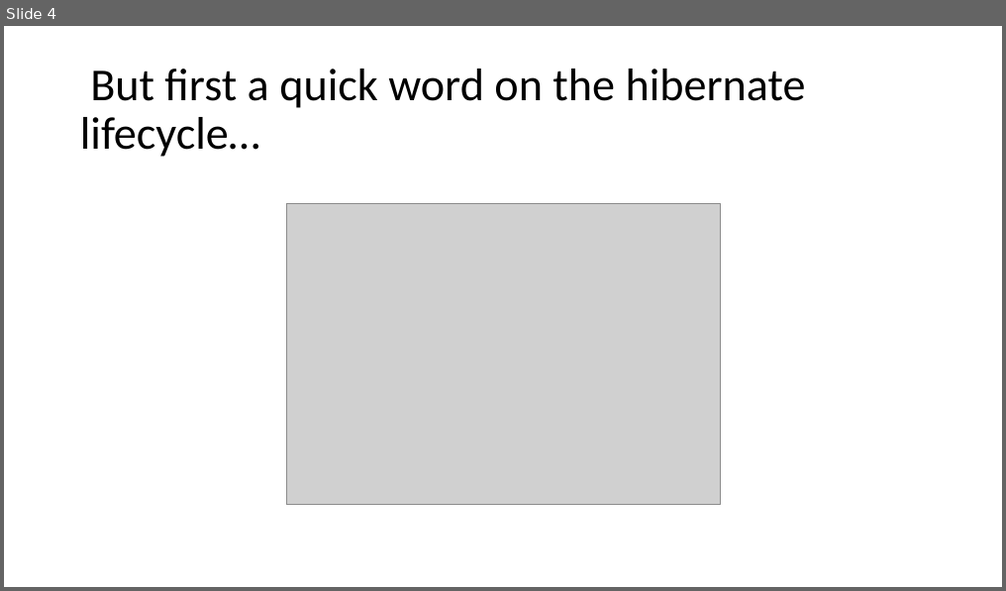
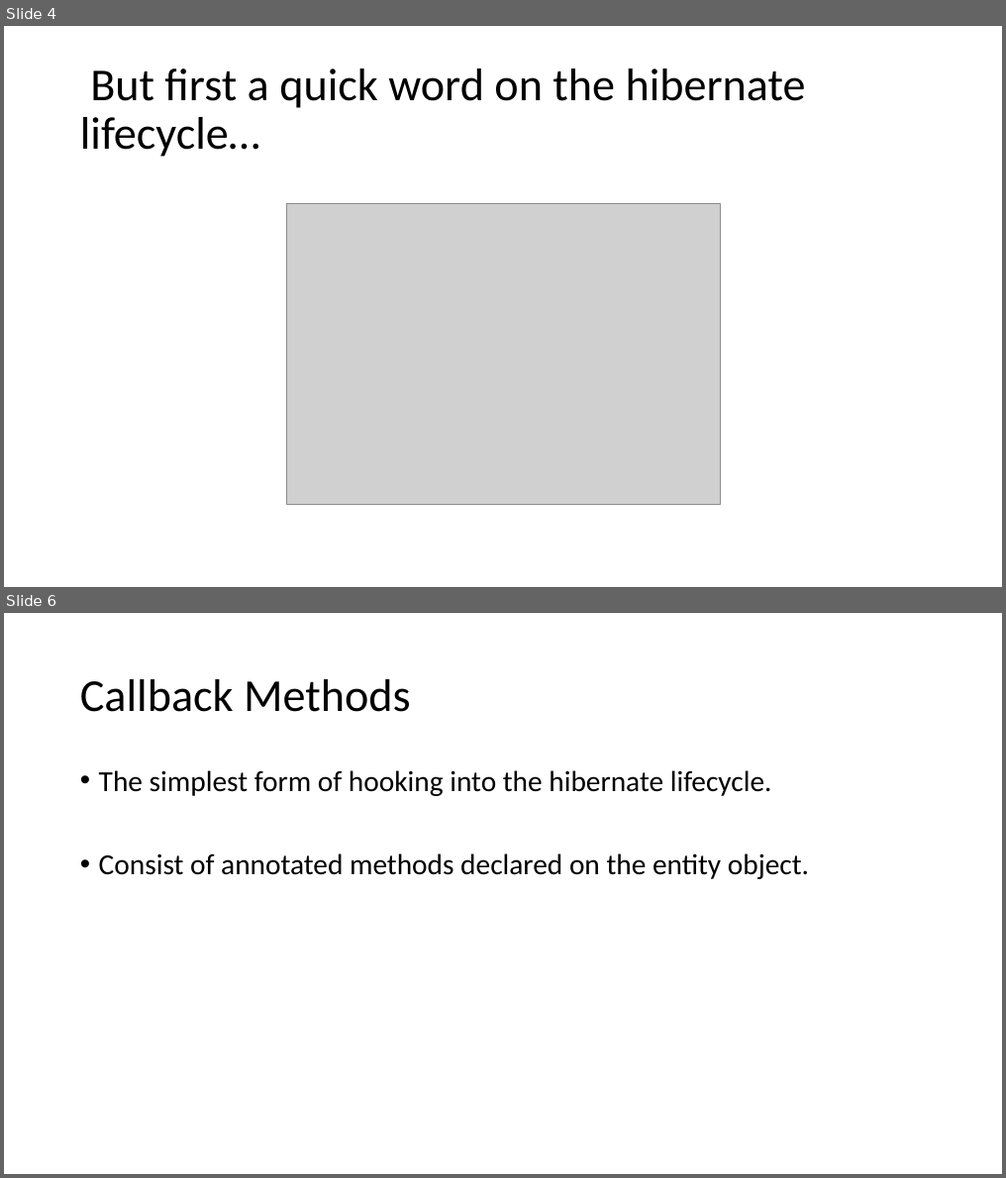
Before and after one commit to sfaria/hibernate_customization_demo, a slide deck: Customizing Hibernate with Annotations.pptx. Shown one above the other, each under a label of ours: slide 4 before the commit, slides 4 and 6 after it; the slides between them are not shown. The pictures are 1006x591 and 1006x1178 pixels, drawn with LibreOffice and Linux fonts; fonts in the diff are those of the drawing; grey boxes stand for pictures. Boxes give left, top, right and bottom in pixels: in the first picture for what was removed or moved away, otherwise in the second. Text is boxed around its words. In the diff, an @@ line names an element or a change of style, - is before the commit and + after.

```diff
--- a/Customizing Hibernate with Annotations.pptx
+++ b/Customizing Hibernate with Annotations.pptx
@@ slide 6 added at box(4, 613, 1002, 1174), background #FFFFFF @@
@@ title added at box(80, 679, 411, 712), 44 pt, text #000000 @@
+Callback Methods
@@ text added at box(99, 770, 809, 879), 28 pt, text #000000 @@
+• The simplest form of hooking into the hibernate lifecycle.
+• Consist of annotated methods declared on the entity object.
```
Also in this commit, not shown: 6 other slides added, 1 other file.
